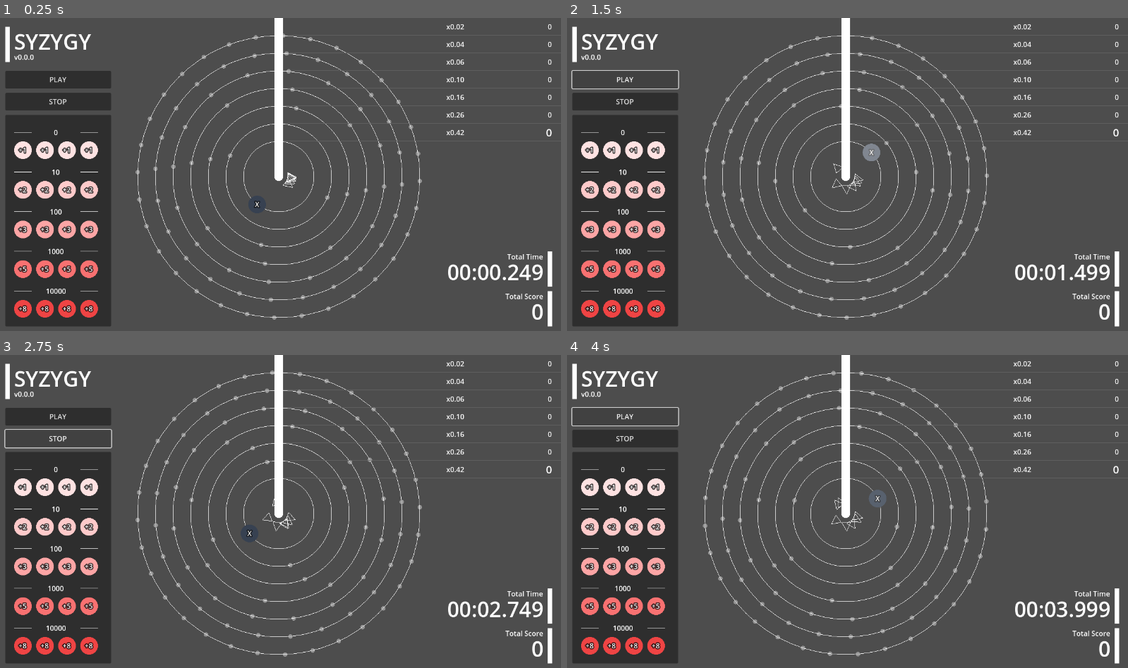
Above: before the commit, frames 1-4 (two rows, left to right).
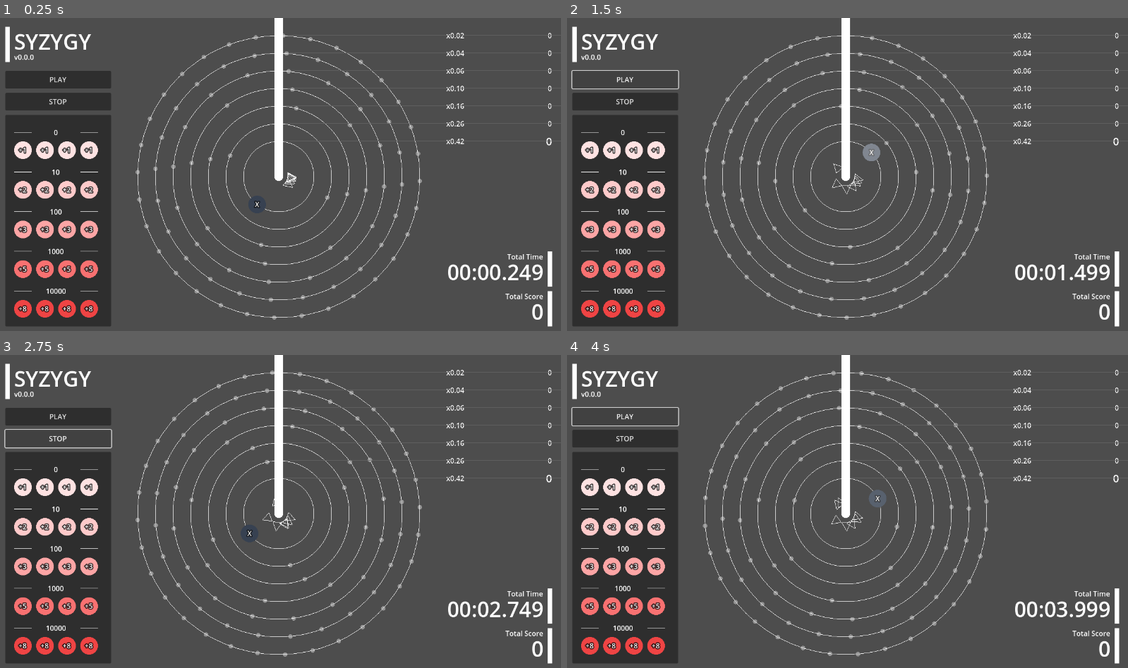
Above: after the commit, the same moments.

Repository: kamikoloss/syzygy
Game: Godot game, scene res://scenes/main.tscn
The game is run twice, just before and just after one commit, with the same random seed, the same clock (stepped at 60 frames per second) and the same inputs.
Inputs:
- Up to frame 1 (0.25 s): no input
- Up to frame 2 (1.5 s): click "PLAY" at 0.5 s; click "PLAY" at 1.25 s
- Up to frame 3 (2.75 s): click "STOP" at 2 s
- Up to frame 4 (4 s): click "STOP" at 2.75 s; click "PLAY" at 3.5 s

The runs differ from the first frame. In frame 1, 0.5% of the frame differs, in the area x 79-99%, y 2-41%; in frame 2, 0.5%; in frame 3, 0.5%; in frame 4, 0.5%.

Commit message:
rename chip_data -> data, (Type -> ChipType, DATA -> CHIP_DATA, STORAGE_DATA -> CHIP_STORAGE_DATA)

Diff:
--- a/scenes/chip.gd
+++ b/scenes/chip.gd
@@ -5,7 +5,7 @@
 const OUTLINE_COLOR_CAN_RIDE := Color.GREEN
 const OUTLINE_COLOR_CAN_NOT_RIDE := Color.RED
 
-@export var type := ChipData.Type.NONE:
+@export var type := Data.ChipType.NONE:
     set(v):
         type = v
         _refresh_view()
@@ -53,7 +53,7 @@
         return
     if event is InputEventMouseButton:
         if event.button_index == MOUSE_BUTTON_LEFT:
-            if type != ChipData.Type.NONE:
+            if type != Data.ChipType.NONE:
                 _drag(event.pressed)
 
 
@@ -142,7 +142,7 @@
 
 func _refresh_view() -> void:
     # Type
-    var data = ChipData.DATA[type] # [ <Label>, <Color>, <Score> ]
+    var data = Data.CHIP_DATA[type] # [ <Label>, <Color>, <Score> ]
     _label_main.text = data[0] # "+%s" % [score]
     _texture_rect_main.modulate = data[1]
     score = data[2]
--- a/scenes/main.gd
+++ b/scenes/main.gd
@@ -1,7 +1,7 @@
 extends Control
 
 const PLAY_STOP_DURATION = 0.2
-const SCORE_CHANGE_DURATION = 0.2
+const SCORE_CHANGE_DURATION = 1.0
 
 @export var objects: Control
 
@@ -75,7 +75,7 @@
 
 
 func _on_chip_sensed(chip: Chip) -> void:
-    if chip.type == ChipData.Type.ACCOUNT:
+    if chip.type == Data.ChipType.ACCOUNT:
         total_score += stack_scores_sum
         _reset_stack_scores()
     elif chip.rail_number < Rail.RAIL_NUMBER_SUM and 0 < chip.score:
@@ -123,8 +123,8 @@
 
 
 func _init_chip_storages() -> void:
-    for price in ChipData.STORAGE_DATA:
-        for type_and_amount in ChipData.STORAGE_DATA[price]:
+    for price in Data.CHIP_STORAGE_DATA:
+        for type_and_amount in Data.CHIP_STORAGE_DATA[price]:
             var chip_storage: ChipStorage = _chip_storage_scene.instantiate()
             chip_storage.price = price
             _chip_storages_parent.add_child(chip_storage)
--- a/scenes/main.tscn
+++ b/scenes/main.tscn
@@ -31,6 +31,8 @@
 offset_top = 360.0
 offset_right = 640.0
 offset_bottom = 360.0
+rail_number = null
+circle_radius = null
 rotate_speed = 0.02
 holder_count = 32
 
@@ -76,6 +78,7 @@
 rail_number = 4
 circle_radius = 160.0
 rotate_speed = 0.16
+holder_count = null
 
 [node name="Rail120" parent="Objects" instance=ExtResource("2_0xm2m")]
 layout_mode = 0
@@ -164,6 +167,7 @@
 [node name="MarginContainerRight" type="MarginContainer" parent="UI"]
 layout_mode = 0
 offset_left = 1000.0
+offset_top = 20.0
 offset_right = 1280.0
 offset_bottom = 510.0
 size_flags_horizontal = 3
--- a/scenes/rail.gd
+++ b/scenes/rail.gd
@@ -58,7 +58,7 @@
 func _init_chips() -> void:
     # Type.ACCOUNT
     var chip: Chip = chip_scene.instantiate()
-    chip.type = ChipData.Type.ACCOUNT
+    chip.type = Data.ChipType.ACCOUNT
     chip.is_locked = true
     chip_holders_parent.add_child(chip)
     chip.position = Vector2(0, circle_radius) - chip.center_offset
--- a/scripts/chip_data.gd
+++ /dev/null
@@ -1,48 +0,0 @@
-class_name ChipData
-extends Node
-
-enum Type {
-    NONE,
-    ACCOUNT,
-    PLUS_1, PLUS_2, PLUS_3, PLUS_4,
-    PLUS_5, PLUS_6, PLUS_7, PLUS_8, PLUS_9,
-}
-
-## { <Type>: [ <Label>, <Color>, <Price>, <Score> ], ... }
-## ref. https://v3.tailwindcss.com/docs/customizing-colors
-const DATA := {
-    Type.NONE:      ["",    Color("#374151"), 0],
-    Type.ACCOUNT:   ["X",   Color("#374151"), 0],
-    Type.PLUS_1:    ["+1",  Color("#fee2e2"), 1],
-    Type.PLUS_2:    ["+2",  Color("#fecaca"), 2],
-    Type.PLUS_3:    ["+3",  Color("#fca5a5"), 3],
-    Type.PLUS_4:    ["+5",  Color("#f87171"), 5],
-    Type.PLUS_5:    ["+8",  Color("#ef4444"), 8],
-    Type.PLUS_6:    ["+13", Color("#dc2626"), 13],
-    Type.PLUS_7:    ["+21", Color("#b91c1c"), 21],
-    Type.PLUS_8:    ["+34", Color("#991b1b"), 34],
-    Type.PLUS_9:    ["+55", Color("#7f1d1d"), 55],
-}
-
-## { <Price>: [ [ ChipData.Type, <Amount> ], ... ], ... }
-const STORAGE_DATA := {
-    0: [
-        [ChipData.Type.PLUS_1, 4],
-    ],
-    10: [
-        [ChipData.Type.PLUS_2, 4],
-    ],
-    100: [
-        [ChipData.Type.PLUS_3, 4],
-    ],
-    1000: [
-        [ChipData.Type.PLUS_4, 4],
-    ],
-    10000: [
-        [ChipData.Type.PLUS_5, 4],
-    ],
-    #[ChipData.Type.PLUS_6, 4],
-    #[ChipData.Type.PLUS_7, 4],
-    #[ChipData.Type.PLUS_8, 4],
-    #[ChipData.Type.PLUS_9, 4],
-}
--- /dev/null
+++ b/scripts/data.gd
@@ -0,0 +1,48 @@
+class_name Data
+extends Node
+
+enum ChipType {
+    NONE,
+    ACCOUNT,
+    PLUS_1, PLUS_2, PLUS_3, PLUS_4,
+    PLUS_5, PLUS_6, PLUS_7, PLUS_8, PLUS_9,
+}
+
+## { <Type>: [ <Label>, <Color>, <Price>, <Score> ], ... }
+## ref. https://v3.tailwindcss.com/docs/customizing-colors
+const CHIP_DATA := {
+    ChipType.NONE:      ["",    Color("#374151"), 0],
+    ChipType.ACCOUNT:   ["X",   Color("#374151"), 0],
+    ChipType.PLUS_1:    ["+1",  Color("#fee2e2"), 1],
+    ChipType.PLUS_2:    ["+2",  Color("#fecaca"), 2],
+    ChipType.PLUS_3:    ["+3",  Color("#fca5a5"), 3],
+    ChipType.PLUS_4:    ["+5",  Color("#f87171"), 5],
+    ChipType.PLUS_5:    ["+8",  Color("#ef4444"), 8],
+    ChipType.PLUS_6:    ["+13", Color("#dc2626"), 13],
+    ChipType.PLUS_7:    ["+21", Color("#b91c1c"), 21],
+    ChipType.PLUS_8:    ["+34", Color("#991b1b"), 34],
+    ChipType.PLUS_9:    ["+55", Color("#7f1d1d"), 55],
+}
+
+## { <Price>: [ [ Data.ChipType, <Amount> ], ... ], ... }
+const CHIP_STORAGE_DATA := {
+    0: [
+        [ChipType.PLUS_1, 4],
+    ],
+    10: [
+        [ChipType.PLUS_2, 4],
+    ],
+    100: [
+        [ChipType.PLUS_3, 4],
+    ],
+    1000: [
+        [ChipType.PLUS_4, 4],
+    ],
+    10000: [
+        [ChipType.PLUS_5, 4],
+    ],
+    #[Data.Type.PLUS_6, 4],
+    #[Data.Type.PLUS_7, 4],
+    #[Data.Type.PLUS_8, 4],
+    #[Data.Type.PLUS_9, 4],
+}
Renamed: scripts/chip_data.gd.uid -> scripts/data.gd.uid
